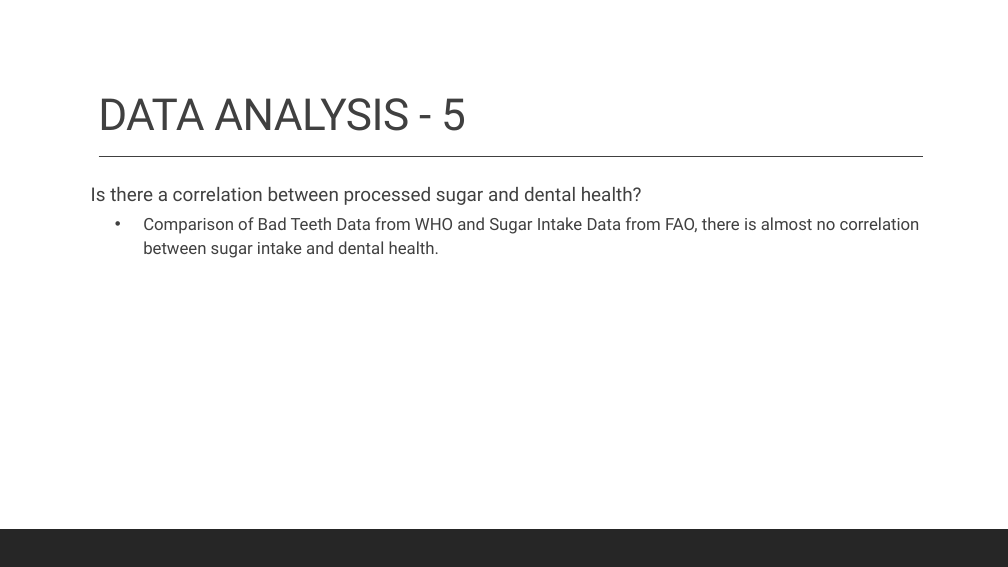
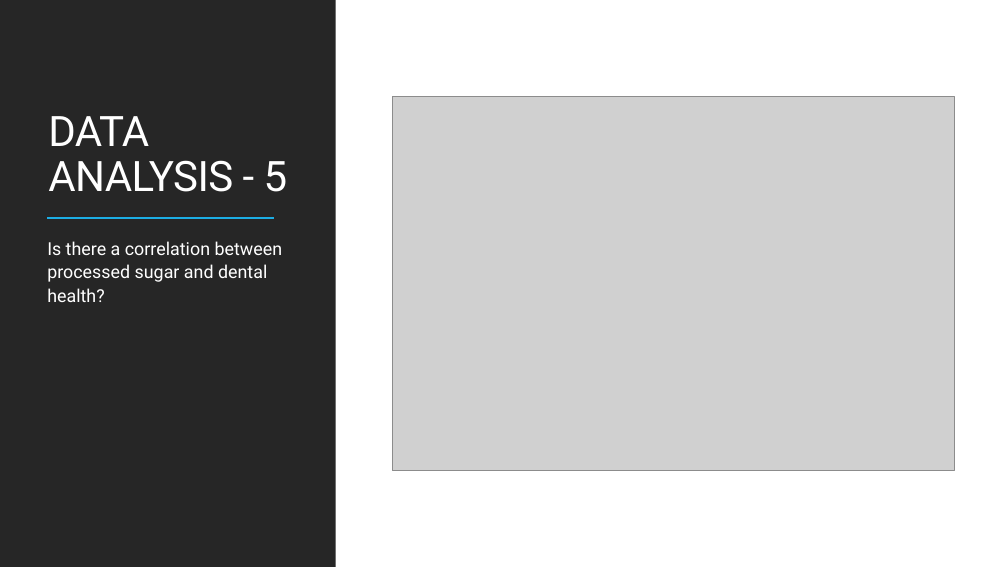
Before and after one commit to cbeachey/project1_influencers, a slide deck: slide 16 of Effects of Sugar Consumption.pptx (slide 14 before the commit). Drawn at 1008x567 pixels with LibreOffice and Linux fonts; fonts in the diff are those of the drawing; grey boxes stand for pictures. Boxes give left, top, right and bottom in pixels: in the first picture for what was removed or moved away, otherwise in the second. Text is boxed around its words. In the diff, an @@ line names an element or a change of style, - is before the commit and + after.

```diff
--- a/Effects of Sugar Consumption.pptx
+++ b/Effects of Sugar Consumption.pptx
@@ rectangle added at <box>0,0,336,567</box>, fill #262626 @@
@@ rectangle added at <box>1,0,1008,567</box>, fill #FFFFFF @@
@@ title "DATA ANALYSIS - 5": place and size @@
-title "DATA ANALYSIS - 5" at <box>98,98,466,131</box>
+title "DATA ANALYSIS - 5" at <box>48,116,288,192</box>
@@ title "DATA ANALYSIS - 5" at <box>48,116,288,192</box>: size 42 to 40 pt, text colour #404040 to #FFFFFF @@
@@ picture added at <box>392,96,954,471</box> @@
@@ line removed from (99, 157) to (923, 157) @@
@@ text "Is there a correlation between ...": place and size @@
-text "Is there a correlation between ..." at <box>91,187,920,258</box>
+text "Is there a correlation between ..." at <box>47,241,283,302</box>
@@ text "Is there a correlation between ..." at <box>47,241,283,302</box>: size 18 to 17 pt, text colour #404040 to #FFFFFF; line spacing 1.2 to 1.1 @@
@@ line added from (48, 219) to (274, 219), #1CADE4 1.5 pt @@
@@ text at <box>143,217,920,258</box>: paragraph removed @@
-  • Comparison of Bad Teeth Data from WHO and Sugar Intake Data from FAO, there is almost no correlation between sugar intake and dental health.
```
Also in this commit, not shown: 10 other slides changed, 3 slides added, 2 slides removed, 6 other files.
